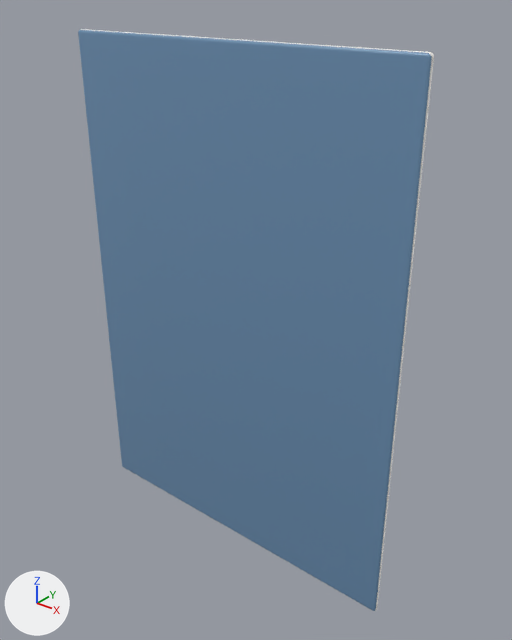
An edit to the glTF model assets/models/playing_card.glb, drawn before and after from the same camera.
One viewpoint serves both versions: a 50 mm camera at (1.103, -1.268, 0.824) aimed at (0.051, 0.046, 0.009). Arrows for +X, +Y and +Z are at lower left; the lights stay in place. The first picture is the older version.

Names of what the first picture shows: 'PlayingCard'.
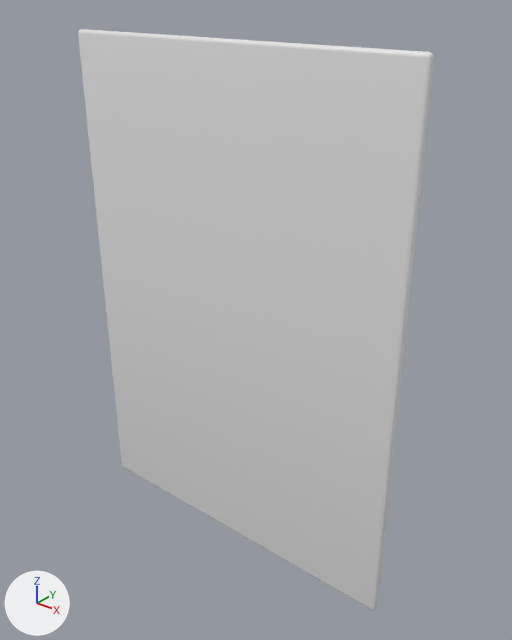
The newer file is also turned or shifted as a whole; pictures and numbers use the older file's frame.

Changed parts and their boxes (x1, y1, x2, y2) in the pictures (512 x 640 px):
'PlayingCard', recoloured (blue to white)
    both: (78, 29, 434, 611)

Edits to the bpy script that builds the scene:
```text
Change mat_cardback:
    mat_cardback.base_color: (0.15, 0.28, 0.45) -> (0.8, 0.8, 0.8)  # blue #6c90b3 -> white #e7e7e7
```
